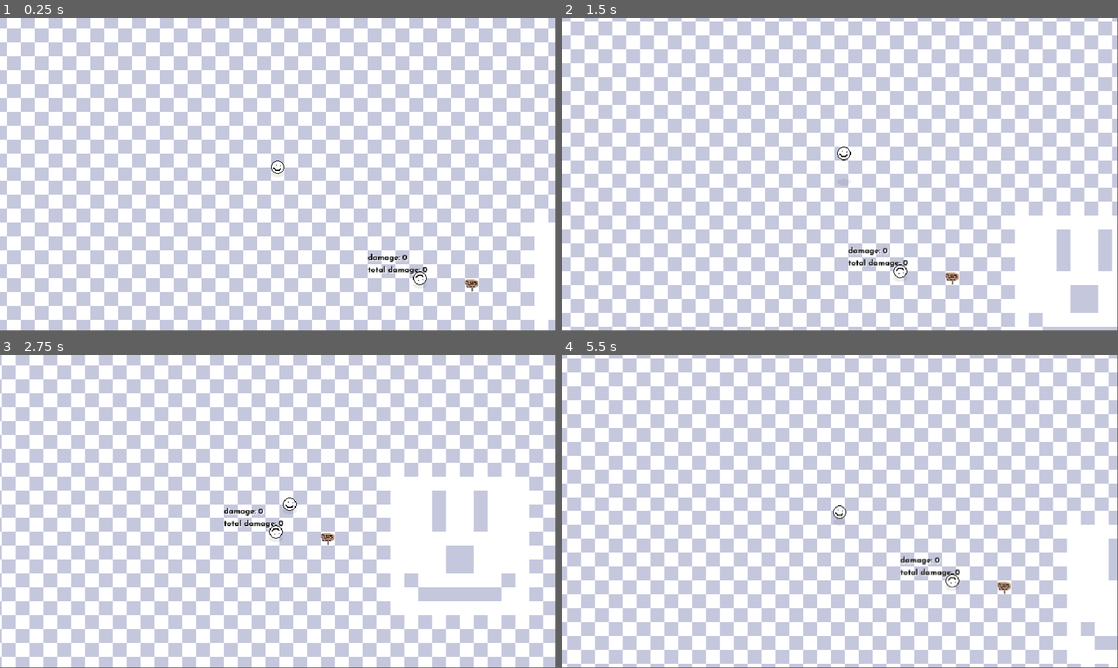
Above: before the commit, frames 1-4 (two rows, left to right).
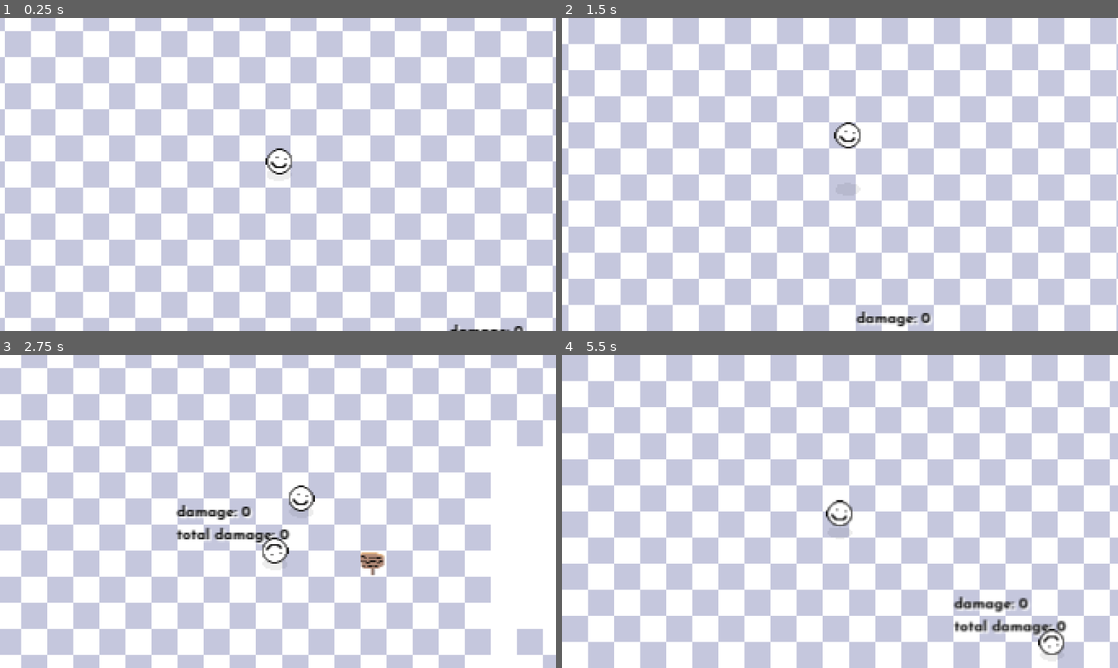
Above: after the commit, the same moments.

Repository: chris-pitre/Space-Cowboy
Game: Godot game, scene res://scenes/main.tscn
Same seed, same stepped clock (60 frames per second), same inputs: the game is played once before the commit and once after it.
Inputs (mouse positions are in pixels of both pictures, inside the frame that each line leads up to):
- Up to frame 1 (0.25 s): no input
- Up to frame 2 (1.5 s): tap Enter at 0.5 s; move the mouse to (962, 158) at 0.52 s; hold D (move_right) 0.53-1.28 s; click (962, 158) at 0.6 s; tap Space (jump) at 0.77 s; move the mouse to (728, 190) at 1.27 s; hold S (move_down) from 1.28 s (still down); right-click (728, 190) at 1.35 s
- Up to frame 3 (2.75 s): tap Space (jump) at 1.52 s; move the mouse to (333, 442) at 2.02 s; release S (move_down) at 2.03 s; hold D (move_right) from 2.03 s (still down); tap F (interact) at 2.1 s
- Up to frame 4 (5.5 s): move the mouse to (812, 574) at 2.77 s; release D (move_right) at 2.78 s; hold W (move_up) 2.78-3.53 s; tap Ctrl (walk) at 2.85 s; tap Space (jump) at 3.02, 3.77, 4.52 s; move the mouse to (1006, 558) at 3.52 s; hold A (move_left) 3.53-5.03 s; click (1006, 558) at 3.6 s; tap R (reload) at 4.15 s; move the mouse to (673, 464) at 4.27 s; right-click (673, 464) at 4.35 s; move the mouse to (867, 511) at 5.02 s; hold S (move_down) from 5.03 s (still down); tap F (interact) at 5.1 s
The window is 799x449 before the commit and 800x450 after it. Grey fills any space a smaller window leaves; there, only what the larger window draws over its background counts as a difference.

The runs differ from the first frame. In frame 1, 51% of the frame differs, in the area x 0-100%, y 0-100%; in frame 2, 51%; in frame 3, 50%; in frame 4, 52%.

Commit message:
the viewport update

Diff:
--- a/project.godot
+++ b/project.godot
@@ -21,8 +21,10 @@
 
 [display]
 
-window/size/viewport_width=1920
-window/size/viewport_height=1080
+window/size/viewport_width=1024
+window/size/viewport_height=576
+window/size/mode=2
+window/stretch/mode="viewport"
 
 [input]
 
--- a/scenes/actors/player/bullet/bullet_tracer.gd
+++ b/scenes/actors/player/bullet/bullet_tracer.gd
@@ -4,8 +4,8 @@
 var end: Vector2
 var new_end: Vector2
 
-func _physics_process(delta):
-	origin = origin.move_toward(end, 50)
-	new_end = new_end.move_toward(end, 80)
+func _process(delta):
+	origin = origin.move_toward(end, 20)
+	new_end = new_end.move_toward(end, 50)
 	set_point_position(0, origin)
 	set_point_position(1, new_end)
